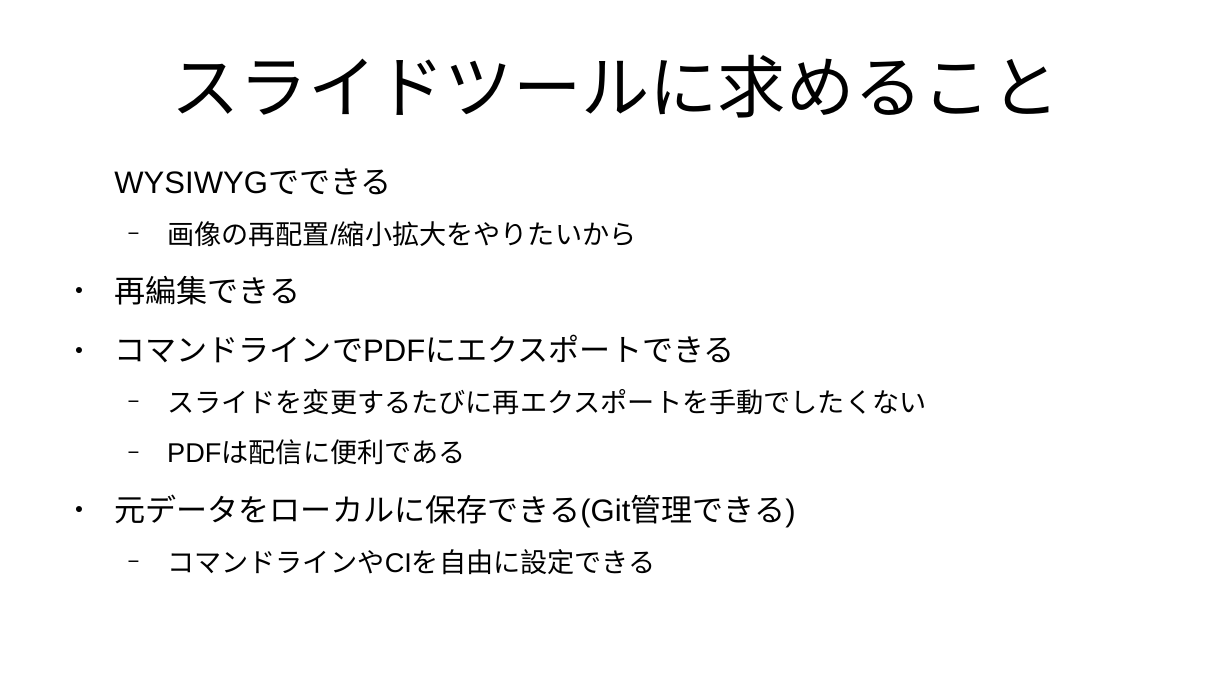
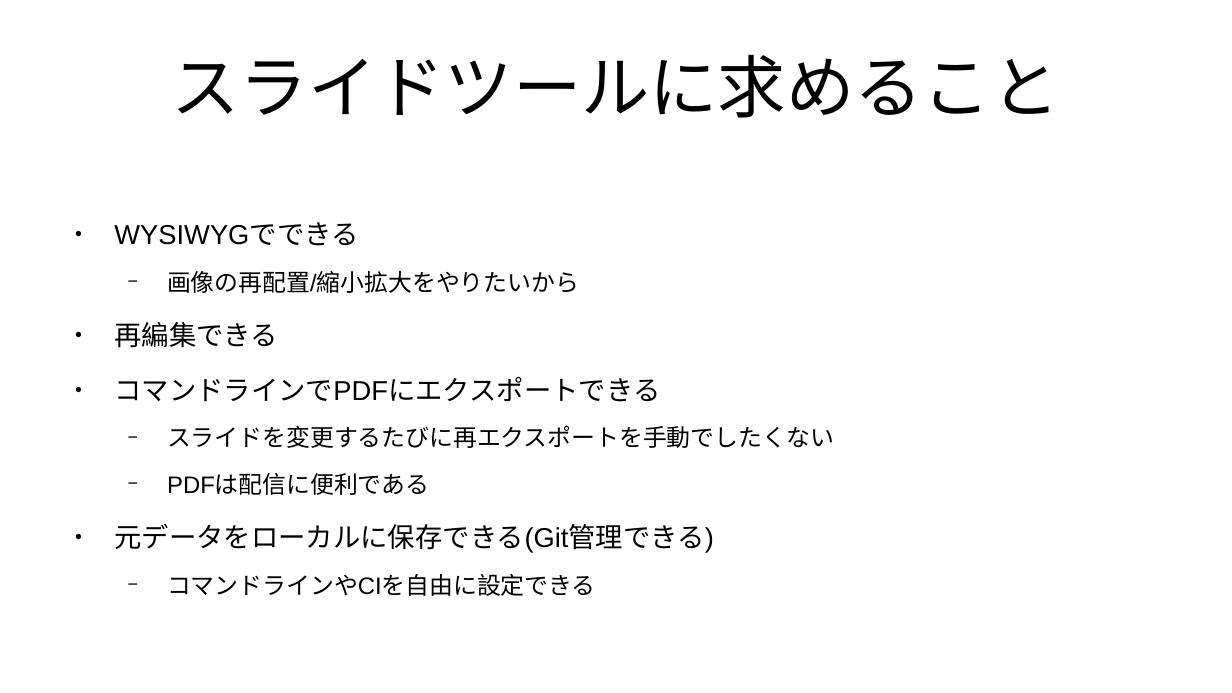
Before and after one commit to kijimaD/roam-ui, a slide deck: slide 6 of pages/pdfs/20250201_slide.odp. Drawn at 1232x693 pixels with LibreOffice and Linux fonts; fonts in the diff are those of the drawing. Boxes give left, top, right and bottom in pixels: in the first picture for what was removed or moved away, otherwise in the second. Text is boxed around its words. In the diff, an @@ line names an element or a change of style, - is before the commit and + after.

```diff
--- a/pages/pdfs/20250201_slide.odp
+++ b/pages/pdfs/20250201_slide.odp
@@ text "WYSIWYGでできる" at (114,222,834,596): size 20 to 17.6 pt in "WYSIWYGでできる", "再編集できる", "コマンドラインでPDFにエクスポートできる", "元データをローカルに保存できる(Git管理できる)"; size 17.5 to 15.4 pt in "画像の再配置/縮小拡大をやりたいから", "スライドを変更するたびに再エクスポートを手動でしたくない", "PDFは配信に便利である", "コマンドラインやCIを自由に設定できる"; bullet none to ● @@
```
Also in this commit, not shown: 6 other slides changed, 4 other files.
